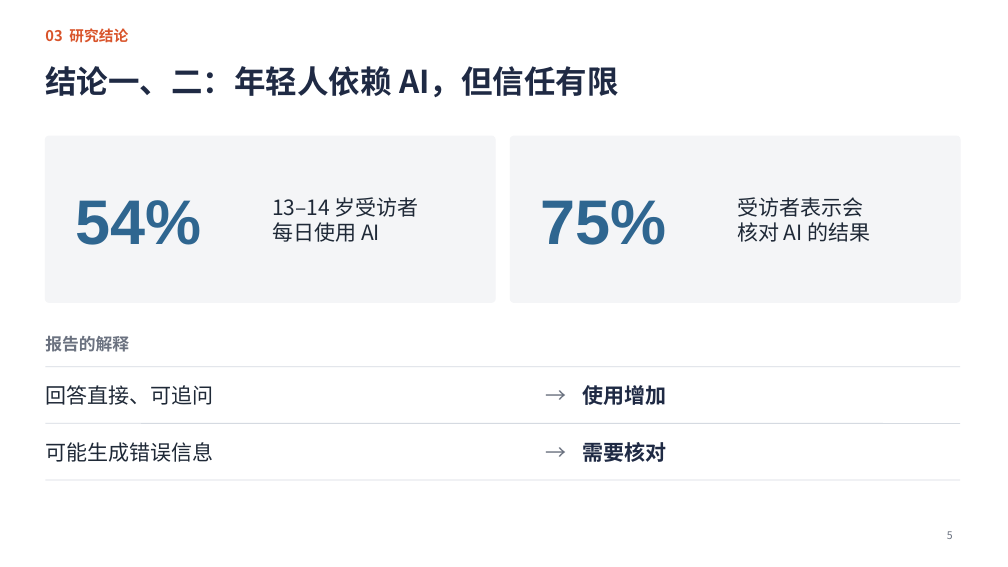
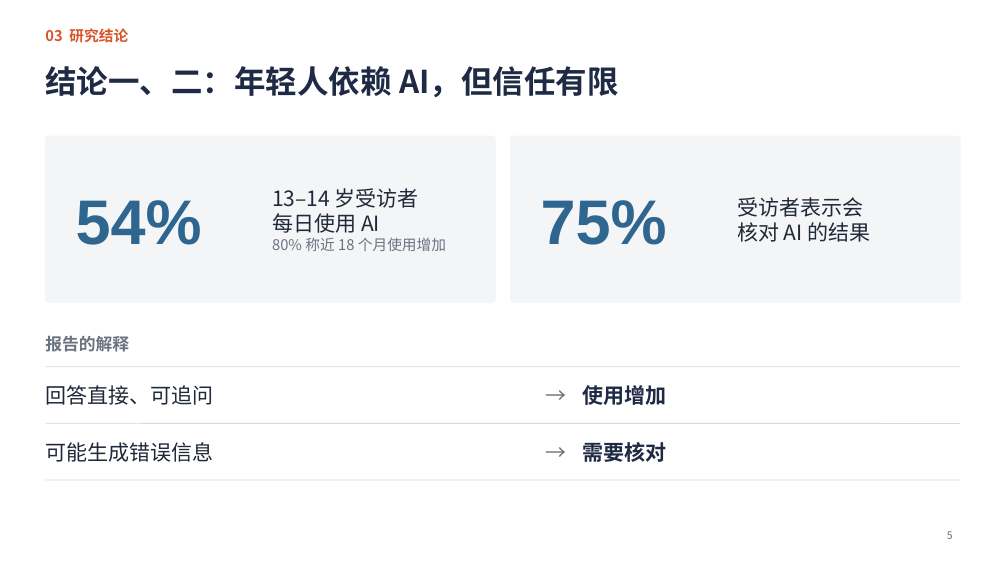
Before and after one commit to jayleo113/ppt, a slide deck: slide 5 of Gracenote报告解读_课堂汇报.pptx. Drawn at 1008x567 pixels with LibreOffice and Linux fonts; fonts in the diff are those of the drawing. Boxes give left, top, right and bottom in pixels: in the first picture for what was removed or moved away, otherwise in the second. Text is boxed around its words. In the diff, an @@ line names an element or a change of style, - is before the commit and + after.

```diff
--- a/Gracenote报告解读_课堂汇报.pptx
+++ b/Gracenote报告解读_课堂汇报.pptx
@@ text at [272, 238, 446, 251]: paragraph added @@
+80% 称近 18 个月使用增加
```
Also in this commit, not shown: 1 other slide changed, 3 other files.
